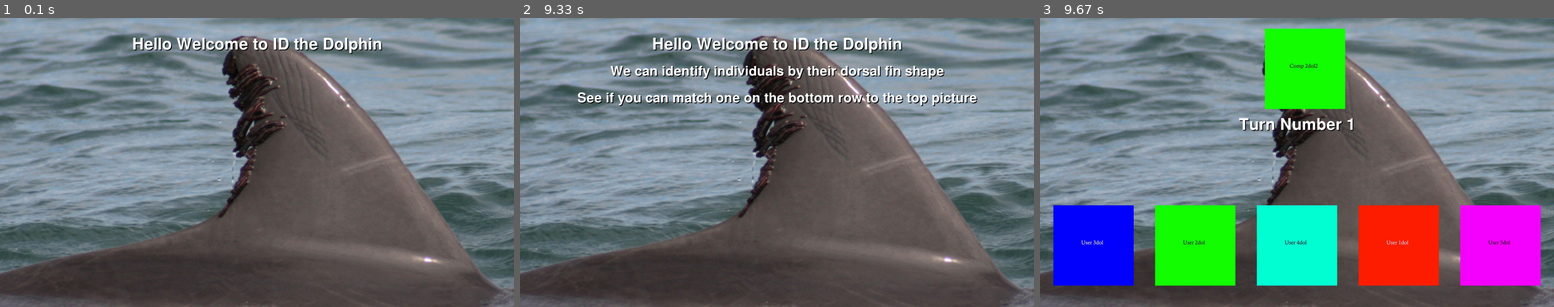
Above: before the commit, frames 1-3 (left to right).
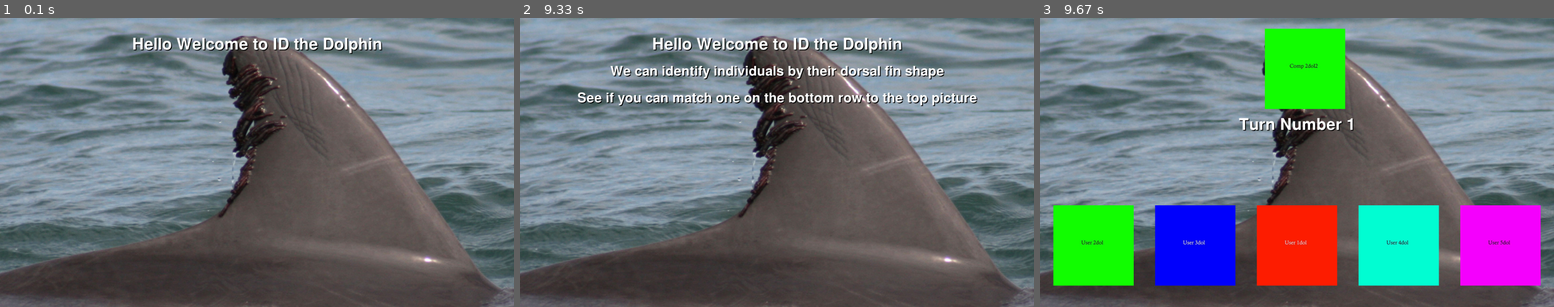
Above: after the commit, the same moments.

Repository: kpmn819/Dolphin-Project
Game: pygame game, started from Two-Game.py
The game is run twice, just before and just after one commit, with the same random seed, the same clock (stepped at 60 frames per second) and the same inputs.
Inputs (mouse positions are in pixels of both pictures, inside the frame that each line leads up to):
- Up to frame 1 (0.1 s): no input
- Up to frame 2 (9.33 s): no input
- Up to frame 3 (9.67 s): click (1199, 93) at 9.52 s

Frames 1-2 are identical in both runs. In frame 3, 18% of the frame differs, in the area x 2-78%, y 64-93%.

Commit message:
blue arrows added to fin game

Diff:
--- a/Two-Game.py
+++ b/Two-Game.py
@@ -99,11 +99,11 @@
 
 def shuffle_pics():
     # uses max_pic to randomize pictures
-    global display_pic
+    #global display_pic
     global rnums
 
     # display_pic = randrange(max_pic)
-    print('selected picture ' + str(randrange(max_pic)))
+    print('SHUFFEL selected picture ' + str(randrange(max_pic)))
     rnums = [x for x in range(max_pic)]
     shuffle(rnums)
     # rnums is a shuffled list of the picture numbers for choosing
@@ -243,7 +243,7 @@
 
     # ========= Loop Start ============
     for items in rnums:
-        shuffle_pics()
+        #shuffle_pics()
         display_pic = display_pics[turn]  # picks a new one each turn
         caption = 'Turn Number ' + str(turn + 1)
         send_to_screen(display_pic, rnums, caption)  # put up the challenge screen
@@ -294,7 +294,7 @@
     start_time = time()
     end_time = time()
     ans = -1 # this value will be set and returned to Play_Loop
-    while end_time - start_time < 10: # delay in seconds till loop ends
+    while end_time - start_time < 60: # delay in seconds till loop ends
         end_time = time()
         # run through all assigned pins
         # we start with an index of 1 to skip the Input/Output selector
@@ -491,6 +491,7 @@
     #print('get usr ans has ' + str(right_ans))
     # display stuff
     white = (255, 255, 255)
+    arrow_y = 900
     print('Question is ' + str(questions[rand_pic][0]))
 
     display.blit(g2_open_bkg, (0, 0))
@@ -509,6 +510,7 @@
     for item in parsed_lines:
         font_process(50, item, white, x, y)
         y = y + 70
+    display.blit(blue_arrow, (x, arrow_y))
     # middle answer
     parsed_lines = parse_string(str(questions[rand_pic][screen_order[1]]), 20)
     x = 990
@@ -516,6 +518,7 @@
     for item in parsed_lines:
         font_process(50, item, white, x, y)
         y = y + 70
+    display.blit(blue_arrow, (x, arrow_y))
     # right most answer
     parsed_lines = parse_string(str(questions[rand_pic][screen_order[2]]), 20)
     x = 1600
@@ -523,7 +526,7 @@
     for item in parsed_lines:
         font_process(50, item, white, x, y)
         y = y + 70
-
+    display.blit(blue_arrow, (x, arrow_y))
     pygame.display.flip()
     # now display the reorderd choices
     # the index below questions is the big list then
